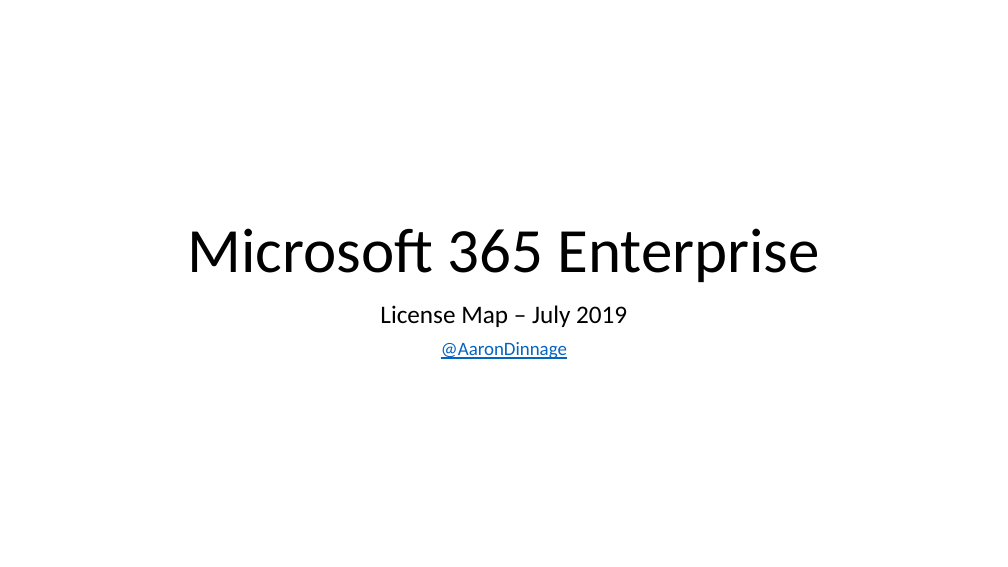
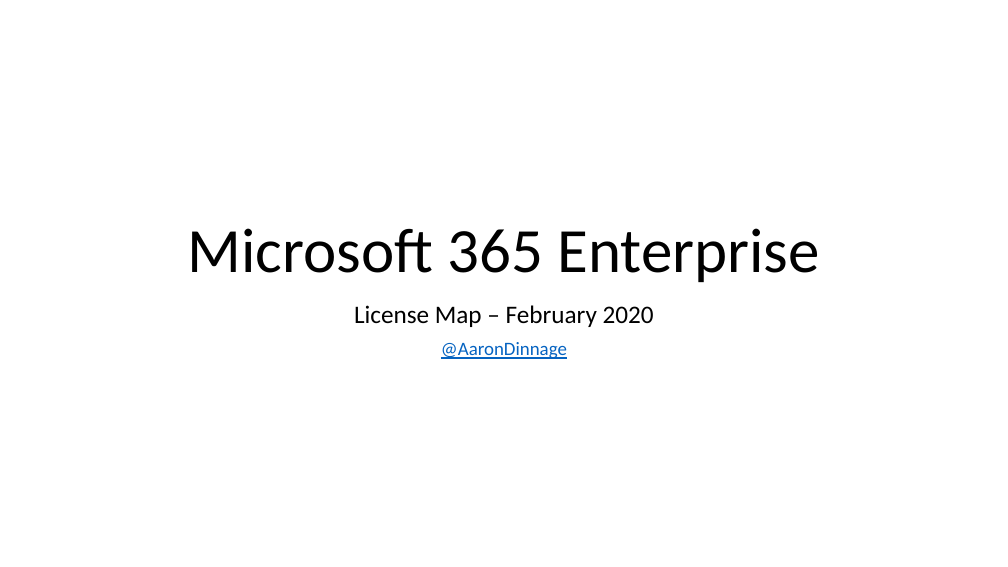
Before and after one commit to ksagala/Licensing, a slide deck: slide 1 of Microsoft 365 Enterprise License Map.pptx. Drawn at 1008x567 pixels with LibreOffice and Linux fonts; fonts in the diff are those of the drawing. Boxes give left, top, right and bottom in pixels: in the first picture for what was removed or moved away, otherwise in the second. Text is boxed around its words. In the diff, an @@ line names an element or a change of style, - is before the commit and + after.

Commit message:
February 2020 Update
Major update, please refer to the ChangeLog for details. Expect another major update in the next 2 months as more licensing changes come down.

```diff
--- a/Microsoft 365 Enterprise License Map.pptx
+++ b/Microsoft 365 Enterprise License Map.pptx
@@ subtitle at (x1=354, y1=305, x2=654, y2=327): text changed @@
-License Map – July 2019
+License Map – February 2020
```
Also in this commit, not shown: 1 other slide changed, 5 slides added, 2 slides removed, 33 other files.
